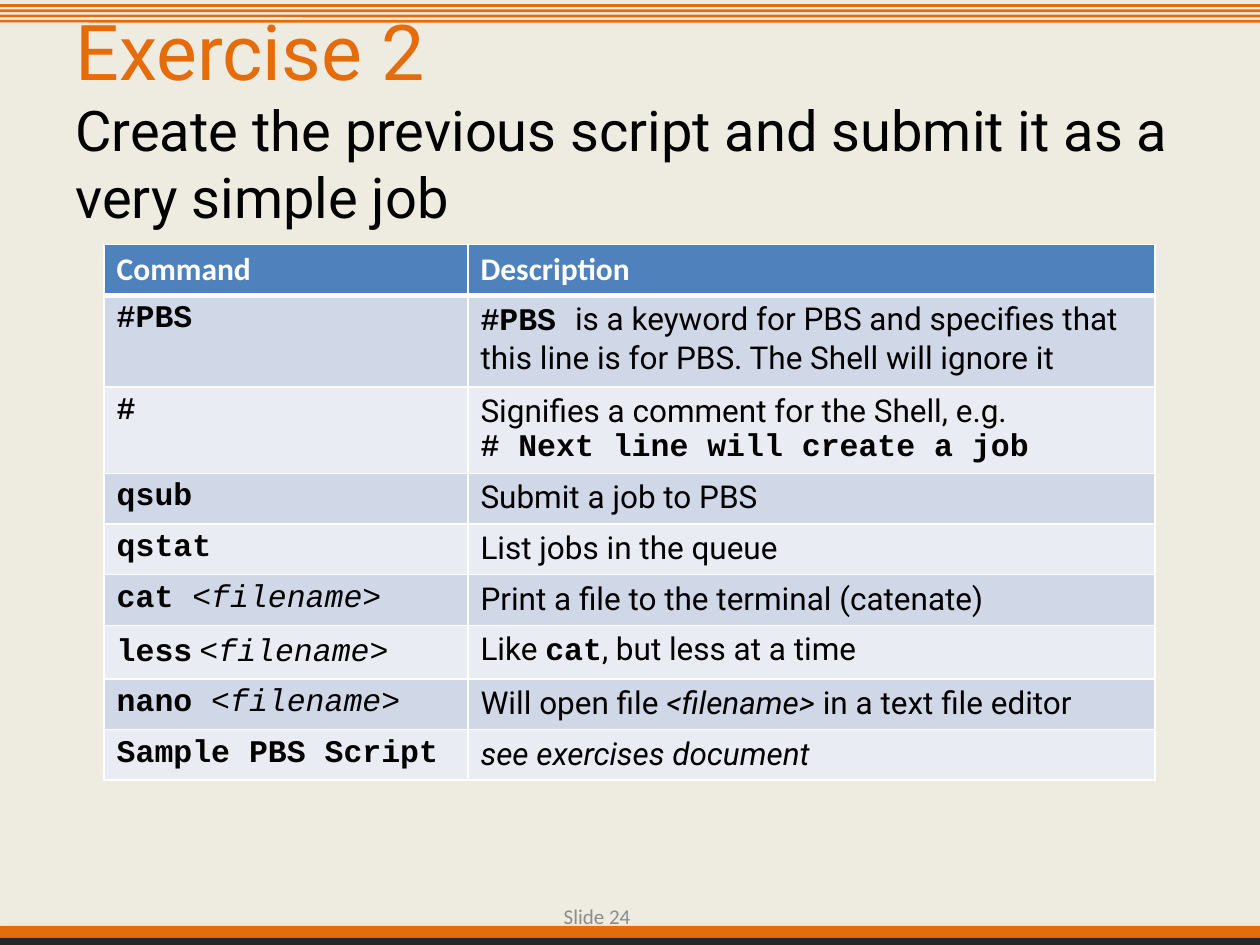
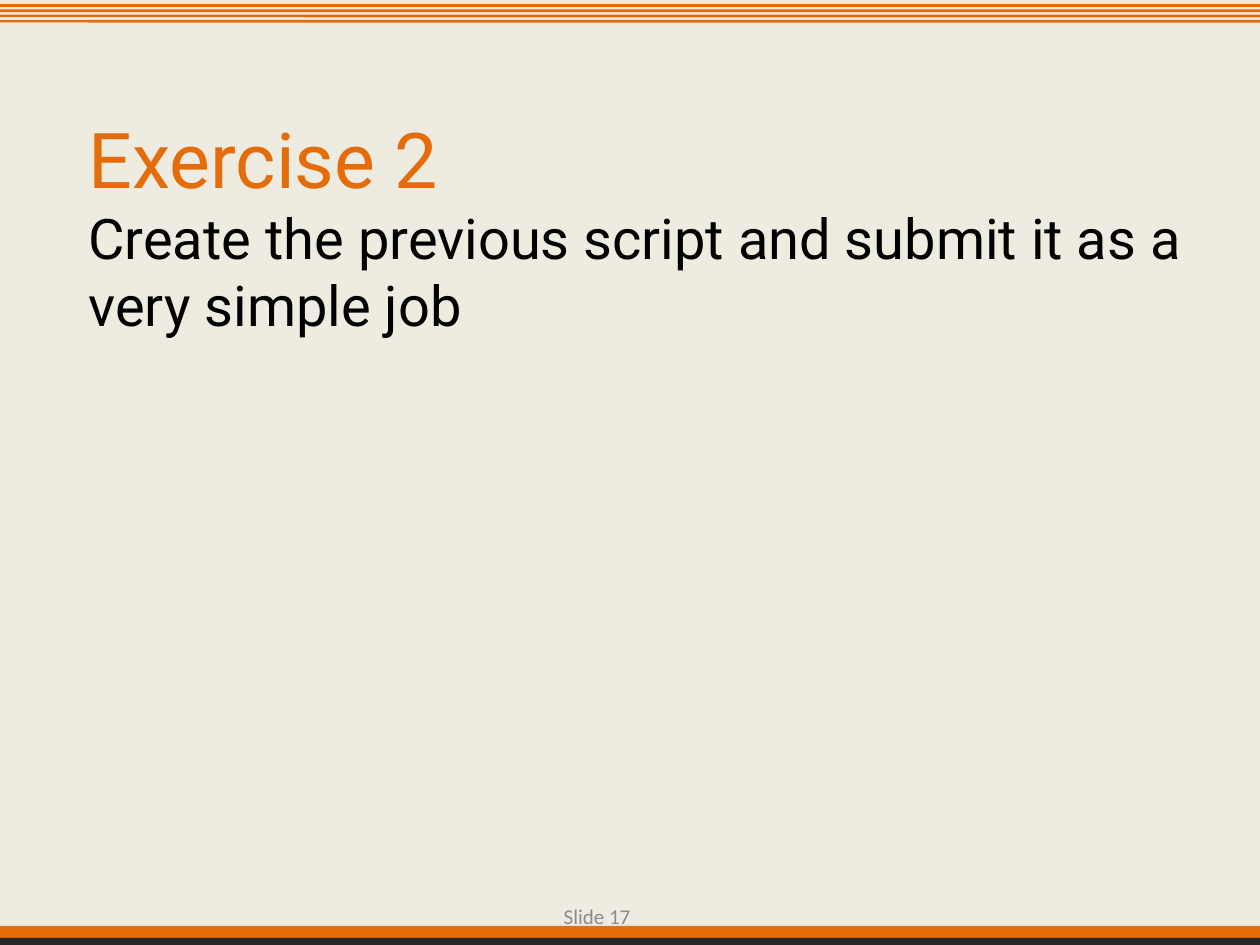
Before and after one commit to IntersectAustralia/TrainingMaterials, a slide deck: slide 17 of hpc1/03 HPC - Slides.pptx (slide 24 before the commit). Drawn at 1260x945 pixels with LibreOffice and Linux fonts; fonts in the diff are those of the drawing; background and template pictures are left out. Boxes give left, top, right and bottom in pixels: in the first picture for what was removed or moved away, otherwise in the second. Text is boxed around its words. In the diff, an @@ line names an element or a change of style, - is before the commit and + after.

Commit message:
Modified HPC1 03 slides.

```diff
--- a/hpc1/03 HPC - Slides.pptx
+++ b/hpc1/03 HPC - Slides.pptx
@@ text "Exercise 2" rewrapped from (75,10,1167,230) to (88,132,1180,338) @@
@@ table removed at (105,244,1155,781), 9 rows, 2 columns @@
-Command | Description
-#PBS | #PBS is a keyword for PBS and specifies that this line is for PBS. The Shell will ignore it
-# | Signifies a comment for the Shell, e.g. / # Next line will create a job
-qsub | Submit a job to PBS
-qstat | List jobs in the queue
-cat <filename> | Print a file to the terminal (catenate)
-less <filename> | Like cat, but less at a time
-nano <filename> | Will open file <filename> in a text file editor
-Sample PBS Script | see exercises document
@@ page number at (564,909,630,930): text changed @@
-Slide 24
+Slide 17
```
Also in this commit, not shown: 3 other slides changed, 3 slides removed, 1 other file.
